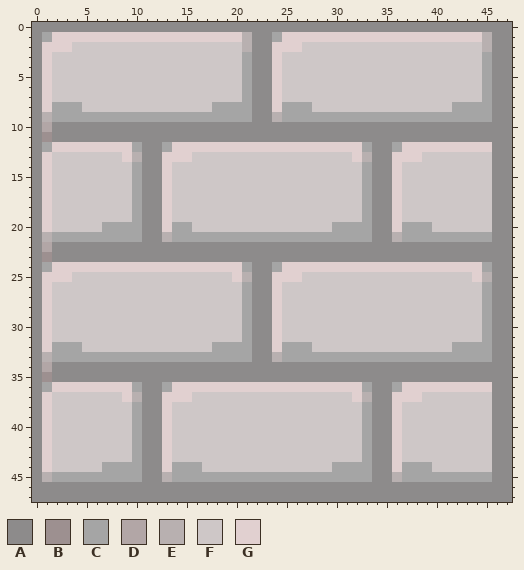
Two versions of one pixel-art sprite, assets/Brick.png. The first picture shows the starting point.
The file is 48x48 pixels.
Palette (. is transparent): A #8d8b8b  B #9d9090  C #a5a5a5  D #b2a6a6  E #b8b0b0  F #cec7c7  G #e1d0d0
After the commit:
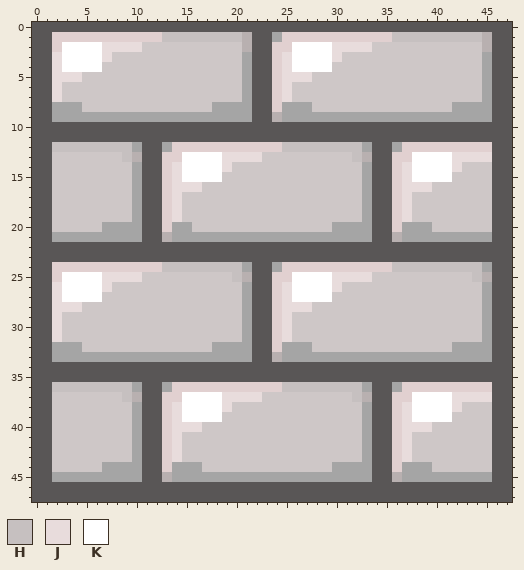
Colours new in this view: H #c6c0c0  J #e8dcdc  K #ffffff
From old to new:
@@ palette @@
-A #8d8b8b
+A #595656
@@ x 0..47 @@
  0 AAAAAAAAAAAAAAAAAAAAAAAAAAAAAAAAAAAAAAAAAAAAAAAA
- 1 ACGGGGGGGGGGGGGGGGGGGEAACGGGGGGGGGGGGGGGGGGGGEAA
- 2 AGGGFFFFFFFFFFFFFFFFFEAAGGGFFFFFFFFFFFFFFFFFFEAA
- 3 AGFFFFFFFFFFFFFFFFFFFCAAGFFFFFFFFFFFFFFFFFFFFCAA
- 4 AGFFFFFFFFFFFFFFFFFFFCAAGFFFFFFFFFFFFFFFFFFFFCAA
- 5 AGFFFFFFFFFFFFFFFFFFFCAAGFFFFFFFFFFFFFFFFFFFFCAA
- 6 AGFFFFFFFFFFFFFFFFFFFCAAGFFFFFFFFFFFFFFFFFFFFCAA
- 7 AGFFFFFFFFFFFFFFFFFFFCAAGFFFFFFFFFFFFFFFFFFFFCAA
- 8 AGCCCFFFFFFFFFFFFFCCCCAAGCCCFFFFFFFFFFFFFFCCCCAA
- 9 AECCCCCCCCCCCCCCCCCCCCAAECCCCCCCCCCCCCCCCCCCCCAA
-10 ADAAAAAAAAAAAAAAAAAAAAAAAAAAAAAAAAAAAAAAAAAAAAAA
-11 ABAAAAAAAAAAAAAAAAAAAAAAAAAAAAAAAAAAAAAAAAAAAAAA
-12 ACGGGGGGGGCAACGGGGGGGGGGGGGGGGGGGCAACGGGGGGGGGAA
-13 AGFFFFFFFGEAAGGGFFFFFFFFFFFFFFFFGEAAGGGFFFFFFFAA
-14 AGFFFFFFFFCAAGFFFFFFFFFFFFFFFFFFFCAAGFFFFFFFFFAA
-15 AGFFFFFFFFCAAGFFFFFFFFFFFFFFFFFFFCAAGFFFFFFFFFAA
-16 AGFFFFFFFFCAAGFFFFFFFFFFFFFFFFFFFCAAGFFFFFFFFFAA
-17 AGFFFFFFFFCAAGFFFFFFFFFFFFFFFFFFFCAAGFFFFFFFFFAA
-18 AGFFFFFFFFCAAGFFFFFFFFFFFFFFFFFFFCAAGFFFFFFFFFAA
-19 AGFFFFFFFFCAAGFFFFFFFFFFFFFFFFFFFCAAGFFFFFFFFFAA
-20 AGFFFFFCCCCAAGCCFFFFFFFFFFFFFFCCCCAAGCCCFFFFFFAA
-21 AECCCCCCCCCAAECCCCCCCCCCCCCCCCCCCCAAECCCCCCCCCAA
-22 ADAAAAAAAAAAAAAAAAAAAAAAAAAAAAAAAAAAAAAAAAAAAAAA
-23 ABAAAAAAAAAAAAAAAAAAAAAAAAAAAAAAAAAAAAAAAAAAAAAA
-24 ACGGGGGGGGGGGGGGGGGGGCAACGGGGGGGGGGGGGGGGGGGGCAA
-25 AGGGFFFFFFFFFFFFFFFFGEAAGGGFFFFFFFFFFFFFFFFFGEAA
-26 AGFFFFFFFFFFFFFFFFFFFCAAGFFFFFFFFFFFFFFFFFFFFCAA
-27 AGFFFFFFFFFFFFFFFFFFFCAAGFFFFFFFFFFFFFFFFFFFFCAA
-28 AGFFFFFFFFFFFFFFFFFFFCAAGFFFFFFFFFFFFFFFFFFFFCAA
-29 AGFFFFFFFFFFFFFFFFFFFCAAGFFFFFFFFFFFFFFFFFFFFCAA
-30 AGFFFFFFFFFFFFFFFFFFFCAAGFFFFFFFFFFFFFFFFFFFFCAA
-31 AGFFFFFFFFFFFFFFFFFFFCAAGFFFFFFFFFFFFFFFFFFFFCAA
-32 AGCCCFFFFFFFFFFFFFCCCCAAGCCCFFFFFFFFFFFFFFCCCCAA
-33 AECCCCCCCCCCCCCCCCCCCCAAECCCCCCCCCCCCCCCCCCCCCAA
-34 ADAAAAAAAAAAAAAAAAAAAAAAAAAAAAAAAAAAAAAAAAAAAAAA
-35 ABAAAAAAAAAAAAAAAAAAAAAAAAAAAAAAAAAAAAAAAAAAAAAA
-36 ACGGGGGGGGCAACGGGGGGGGGGGGGGGGGGGCAACGGGGGGGGGAA
-37 AGFFFFFFFGEAAGGGFFFFFFFFFFFFFFFFGEAAGGGFFFFFFFAA
-38 AGFFFFFFFFCAAGFFFFFFFFFFFFFFFFFFFCAAGFFFFFFFFFAA
-39 AGFFFFFFFFCAAGFFFFFFFFFFFFFFFFFFFCAAGFFFFFFFFFAA
-40 AGFFFFFFFFCAAGFFFFFFFFFFFFFFFFFFFCAAGFFFFFFFFFAA
-41 AGFFFFFFFFCAAGFFFFFFFFFFFFFFFFFFFCAAGFFFFFFFFFAA
-42 AGFFFFFFFFCAAGFFFFFFFFFFFFFFFFFFFCAAGFFFFFFFFFAA
-43 AGFFFFFFFFCAAGFFFFFFFFFFFFFFFFFFFCAAGFFFFFFFFFAA
-44 AGFFFFFCCCCAAGCCCFFFFFFFFFFFFFCCCCAAGCCCFFFFFFAA
-45 AECCCCCCCCCAAECCCCCCCCCCCCCCCCCCCCAAECCCCCCCCCAA
+ 1 AAGGGGGGGGGGGHHHHHHHHEAACGGGGGGGGGGGHHHHHHHHHEAA
+ 2 AAGKKKKJJJJFFFFFFFFFFEAAGGKKKKJJJJFFFFFFFFFFFEAA
+ 3 AAJKKKKJFFFFFFFFFFFFFCAAGJKKKKJFFFFFFFFFFFFFFCAA
+ 4 AAJKKKKFFFFFFFFFFFFFFCAAGJKKKKFFFFFFFFFFFFFFFCAA
+ 5 AAJJJFFFFFFFFFFFFFFFFCAAGJJJFFFFFFFFFFFFFFFFFCAA
+ 6 AAJFFFFFFFFFFFFFFFFFFCAAGJFFFFFFFFFFFFFFFFFFFCAA
+ 7 AAJFFFFFFFFFFFFFFFFFFCAAGJFFFFFFFFFFFFFFFFFFFCAA
+ 8 AACCCFFFFFFFFFFFFFCCCCAAGCCCFFFFFFFFFFFFFFCCCCAA
+ 9 AACCCCCCCCCCCCCCCCCCCCAAECCCCCCCCCCCCCCCCCCCCCAA
+10 AAAAAAAAAAAAAAAAAAAAAAAAAAAAAAAAAAAAAAAAAAAAAAAA
+11 AAAAAAAAAAAAAAAAAAAAAAAAAAAAAAAAAAAAAAAAAAAAAAAA
+12 AAHHHHHHHHCAACGGGGGGGGGGGHHHHHHHHCAACGGGGGGGGGAA
+13 AAFFFFFFFHEAAGGKKKKJJJJFFFFFFFFFHEAAGGKKKKJJJJAA
+14 AAFFFFFFFFCAAGJKKKKJFFFFFFFFFFFFFCAAGJKKKKJFFFAA
+15 AAFFFFFFFFCAAGJKKKKFFFFFFFFFFFFFFCAAGJKKKKFFFFAA
+16 AAFFFFFFFFCAAGJJJFFFFFFFFFFFFFFFFCAAGJJJFFFFFFAA
+17 AAFFFFFFFFCAAGJFFFFFFFFFFFFFFFFFFCAAGJFFFFFFFFAA
+18 AAFFFFFFFFCAAGJFFFFFFFFFFFFFFFFFFCAAGJFFFFFFFFAA
+19 AAFFFFFFFFCAAGJFFFFFFFFFFFFFFFFFFCAAGJFFFFFFFFAA
+20 AAFFFFFCCCCAAGCCFFFFFFFFFFFFFFCCCCAAGCCCFFFFFFAA
+21 AACCCCCCCCCAAECCCCCCCCCCCCCCCCCCCCAAECCCCCCCCCAA
+22 AAAAAAAAAAAAAAAAAAAAAAAAAAAAAAAAAAAAAAAAAAAAAAAA
+23 AAAAAAAAAAAAAAAAAAAAAAAAAAAAAAAAAAAAAAAAAAAAAAAA
+24 AAGGGGGGGGGGGHHHHHHHHCAACGGGGGGGGGGGHHHHHHHHHCAA
+25 AAGKKKKJJJJFFFFFFFFFHEAAGGKKKKJJJJFFFFFFFFFFHEAA
+26 AAJKKKKJFFFFFFFFFFFFFCAAGJKKKKJFFFFFFFFFFFFFFCAA
+27 AAJKKKKFFFFFFFFFFFFFFCAAGJKKKKFFFFFFFFFFFFFFFCAA
+28 AAJJJFFFFFFFFFFFFFFFFCAAGJJJFFFFFFFFFFFFFFFFFCAA
+29 AAJFFFFFFFFFFFFFFFFFFCAAGJFFFFFFFFFFFFFFFFFFFCAA
+30 AAJFFFFFFFFFFFFFFFFFFCAAGJFFFFFFFFFFFFFFFFFFFCAA
+31 AAJFFFFFFFFFFFFFFFFFFCAAGJFFFFFFFFFFFFFFFFFFFCAA
+32 AACCCFFFFFFFFFFFFFCCCCAAGCCCFFFFFFFFFFFFFFCCCCAA
+33 AACCCCCCCCCCCCCCCCCCCCAAECCCCCCCCCCCCCCCCCCCCCAA
+34 AAAAAAAAAAAAAAAAAAAAAAAAAAAAAAAAAAAAAAAAAAAAAAAA
+35 AAAAAAAAAAAAAAAAAAAAAAAAAAAAAAAAAAAAAAAAAAAAAAAA
+36 AAHHHHHHHHCAACGGGGGGGGGGGHHHHHHHHCAACGGGGGGGGGAA
+37 AAFFFFFFFHEAAGGKKKKJJJJFFFFFFFFFHEAAGGKKKKJJJJAA
+38 AAFFFFFFFFCAAGJKKKKJFFFFFFFFFFFFFCAAGJKKKKJFFFAA
+39 AAFFFFFFFFCAAGJKKKKFFFFFFFFFFFFFFCAAGJKKKKFFFFAA
+40 AAFFFFFFFFCAAGJJJFFFFFFFFFFFFFFFFCAAGJJJFFFFFFAA
+41 AAFFFFFFFFCAAGJFFFFFFFFFFFFFFFFFFCAAGJFFFFFFFFAA
+42 AAFFFFFFFFCAAGJFFFFFFFFFFFFFFFFFFCAAGJFFFFFFFFAA
+43 AAFFFFFFFFCAAGJFFFFFFFFFFFFFFFFFFCAAGJFFFFFFFFAA
+44 AAFFFFFCCCCAAGCCCFFFFFFFFFFFFFCCCCAAGCCCFFFFFFAA
+45 AACCCCCCCCCAAECCCCCCCCCCCCCCCCCCCCAAECCCCCCCCCAA
 46 AAAAAAAAAAAAAAAAAAAAAAAAAAAAAAAAAAAAAAAAAAAAAAAA
